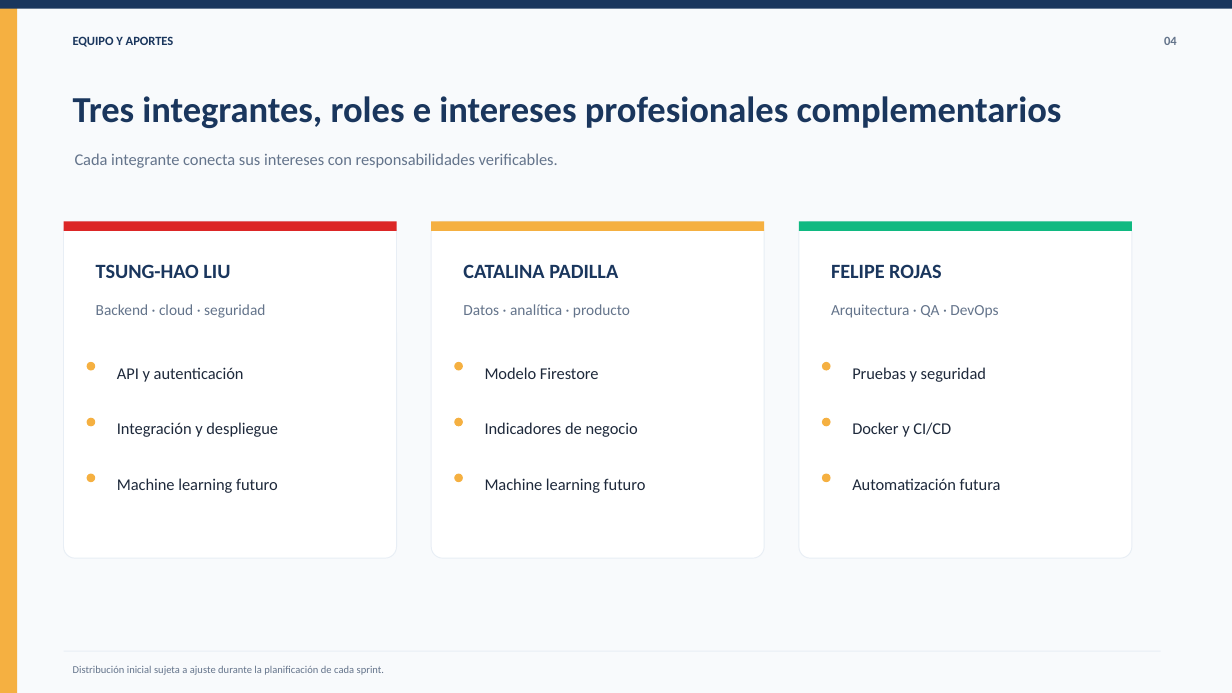
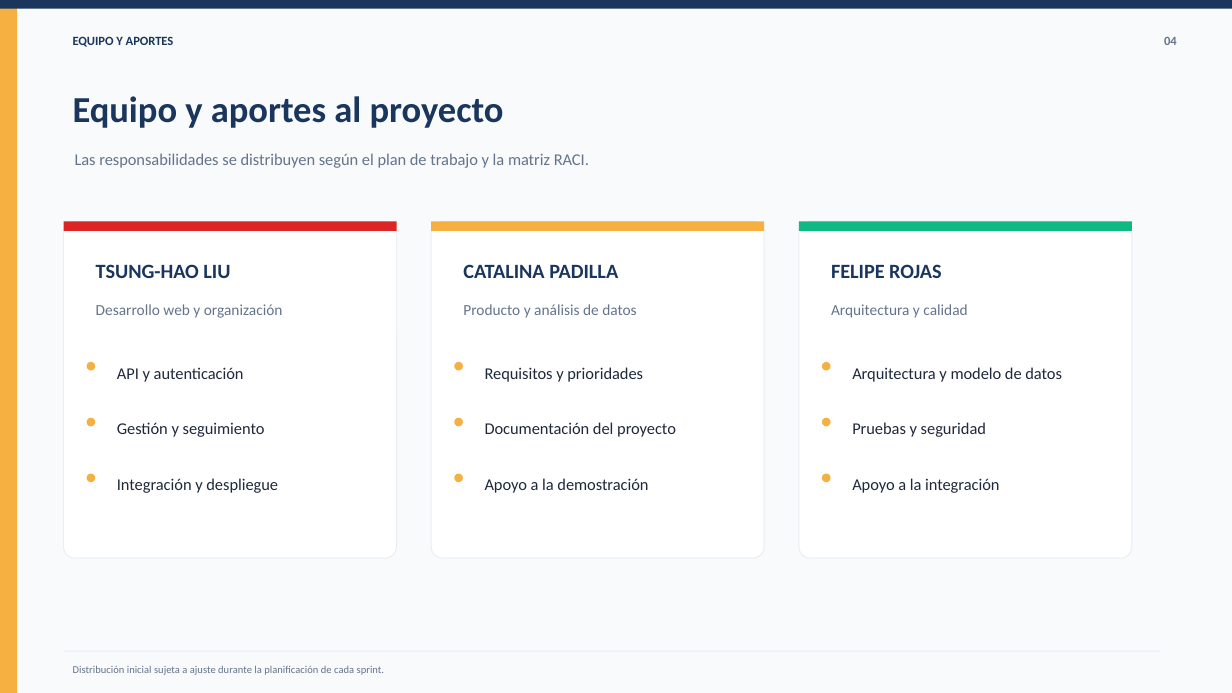
Before and after one commit to tsddds/Capstone_Aprueba-Administracion_Grupo8, a slide deck: slide 4 of Fase1/Evidencias_grupales/02_Presentacion_Proyecto_Fase1_Aprueba_Administracion.pptx. Drawn at 1232x693 pixels with LibreOffice and Linux fonts; fonts in the diff are those of the drawing. Boxes give left, top, right and bottom in pixels: in the first picture for what was removed or moved away, otherwise in the second. Text is boxed around its words. In the diff, an @@ line names an element or a change of style, - is before the commit and + after.

Commit message:
Actualiza evidencias grupales Fase 1 solo backend y README

```diff
--- a/Fase1/Evidencias_grupales/02_Presentacion_Proyecto_Fase1_Aprueba_Administracion.pptx
+++ b/Fase1/Evidencias_grupales/02_Presentacion_Proyecto_Fase1_Aprueba_Administracion.pptx
@@ text at (73,96,504,128): text changed @@
-Tres integrantes, roles e intereses profesionales complementarios
+Equipo y aportes al proyecto
@@ text at (75,153,589,168): text changed @@
-Cada integrante conecta sus intereses con responsabilidades verificables.
+Las responsabilidades se distribuyen según el plan de trabajo y la matriz RACI.
@@ text at (96,304,283,318): text changed @@
-Backend · cloud · seguridad
+Desarrollo web y organización
@@ text at (463,304,636,318): text changed @@
-Datos · analítica · producto
+Producto y análisis de datos
@@ text at (831,304,967,318): text changed @@
-Arquitectura · QA · DevOps
+Arquitectura y calidad
@@ text at (485,367,643,382): text changed @@
-Modelo Firestore
+Requisitos y prioridades
@@ text added at (852,367,1062,382), 12.8 pt, text #1E293B @@
+Arquitectura y modelo de datos
@@ text "Pruebas y seguridad": place and size @@
-text "Pruebas y seguridad" at (852,367,986,382)
+text "Pruebas y seguridad" at (852,422,986,437)
@@ text added at (117,422,265,437), 12.8 pt, text #1E293B @@
+Gestión y seguimiento
@@ text at (485,422,676,437): text changed @@
-Indicadores de negocio
+Documentación del proyecto
@@ text removed at (852,422,951,437) @@
-Docker y CI/CD
@@ text "Integración y despliegue": place and size @@
-text "Integración y despliegue" at (117,422,278,437)
+text "Integración y despliegue" at (117,478,278,493)
@@ text removed at (117,478,278,493) @@
-Machine learning futuro
@@ text at (485,478,648,493): text changed @@
-Machine learning futuro
+Apoyo a la demostración
@@ text at (852,478,999,493): text changed @@
-Automatización futura
+Apoyo a la integración
```
Also in this commit, not shown: 9 other slides changed, 1 slide added, 1 slide removed, 33 other files.
